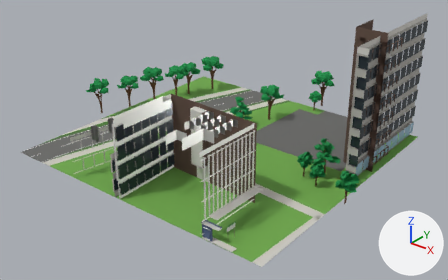
Before and after pictures for a commit that changed the FBX model unity/KatsushikaCampusDays/Assets/Models/Interiors/greenhouse.fbx.
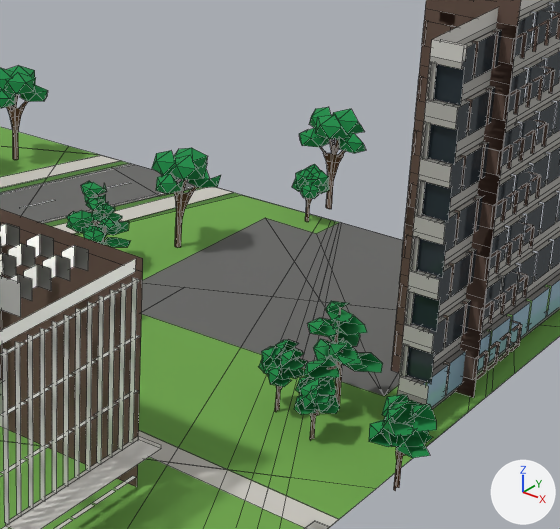
Each version appears first whole from a camera (50 mm lens) standing at (85.4, -100.6, 67.4) and looking at (2.1, 3.6, 2.8), and next in a close-up on the part from 46% to 90% of the width and 12% to 78% of the height. Every picture has the same lights, and +X, +Y and +Z are marked at lower right. The first two pictures are the older version. The close-ups show mesh edges as thin lines. Where no turn or scale is listed for an object, it has been applied to the vertices.

Names of what the first close-up shows: 'ext_greenhouse', 'ext_greenhouse_trees'.
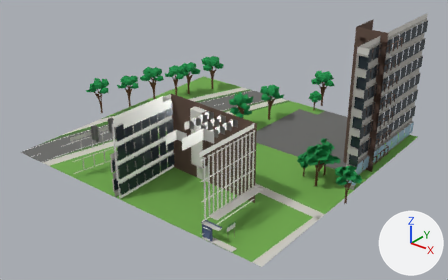
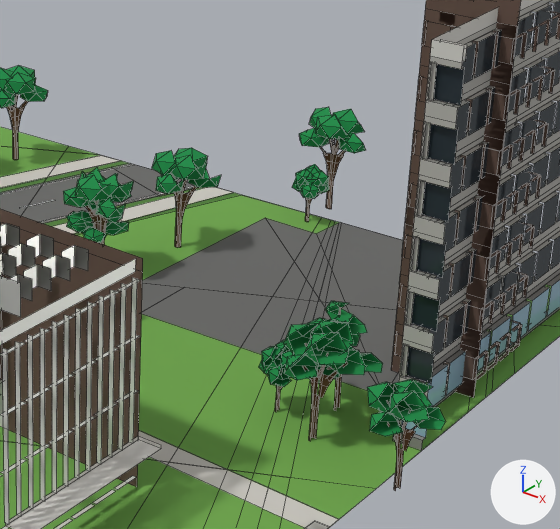
Where the change shows, as pixel boxes (x1, y1, x2, y2) in the close-ups (560 x 529 px; the box of a moved part takes in the faces that stretch with it):
'ext_greenhouse_trees', reshaped: before (0, 65, 436, 491); after (0, 65, 445, 491)
part 1 of me_ext_greenhouse_trees, moved or reshaped (not visible before): after (283, 323, 325, 355)
part 2 of me_ext_greenhouse_trees, rebuilt (not visible afterwards): before (382, 394, 414, 423)
part 3 of me_ext_greenhouse_trees, rebuilt (10% wider, 14% shorter): before (407, 404, 436, 432); after (413, 406, 445, 430)
part 4 of me_ext_greenhouse_trees, deleted: before (81, 204, 120, 232)
part 5 of me_ext_greenhouse_trees, moved or reshaped: before (294, 376, 433, 488); after (284, 321, 433, 488)
part 6 of me_ext_greenhouse_trees, moved or reshaped: before (91, 211, 130, 247); after (63, 167, 134, 245)

Diff of the bpy script that builds the scene:
```diff
--- a/unity/KatsushikaCampusDays/Assets/Models/Interiors/greenhouse.fbx.py
+++ b/unity/KatsushikaCampusDays/Assets/Models/Interiors/greenhouse.fbx.py
@@ me_ext_greenhouse_trees @@
 # used by ob_ext_greenhouse_trees; location = (0.0, 0.0, 0.0)
-me_ext_greenhouse_trees.from_pydata(...)  # 1862 vertices, 1316 faces; spans x -41.1..39.1, y -2.7..46.3, z 0.0..10.0
+me_ext_greenhouse_trees.from_pydata(...)  # 1946 vertices, 1352 faces; spans x -41.1..39.4, y -3.0..46.3, z 0.0..10.0
+# me_ext_greenhouse_trees part 1: the loose piece of 9 vertices spanning x 35.6..37.8, y 0.4..2.9, z 3.9..5.6 is scaled about its middle by (1.45, 1.34, 1.12), then moved by (-9.4, 0.5, 3.9)
+# me_ext_greenhouse_trees part 2: the loose piece of 9 vertices spanning x 34.7..37.1, y -0.1..2.3, z 5.4..7.1 is rebuilt with 10 vertices and now spans x 33.9..36.1, y 0.0..2.3, z 5.7..7.1
+# me_ext_greenhouse_trees part 3: the loose piece of 9 vertices spanning x 36.7..38.8, y -0.3..2.2, z 5.4..7.0 is rebuilt with 9 vertices and now spans x 37.0..39.4, y -0.3..1.9, z 5.7..7.1
+# me_ext_greenhouse_trees part 4: 6 loose pieces with 53 vertices, spanning x -3.9..-0.7, y 15.3..19.0, z 2.6..6.5, are deleted
+# me_ext_greenhouse_trees part 5: 4 vertices moved from x 28.2..36.7, y -0.1..2.8, z 0.0..3.0 to x 28.2..36.6, y -0.2..2.8, z 0.0..3.2; 151 vertices removed from x 26.8..39.1, y -1.8..4.1, z 0.0..7.2; 220 vertices added at x 25.5..38.9, y -3.0..5.3, z 0.0..9.6
+# me_ext_greenhouse_trees part 6: 1 vertex moved within x -2.6, y 16.7, z 0.0; 72 vertices removed from x -4.7..-0.2, y 14.3..18.6, z 0.0..6.2; 127 vertices added at x -5.6..0.6, y 13.8..20.1, z 0.0..9.7
+# other edits to the shape of me_ext_greenhouse_trees do not show in these pictures
 me_ext_greenhouse_trees.materials.append(mat_trunk)
```
